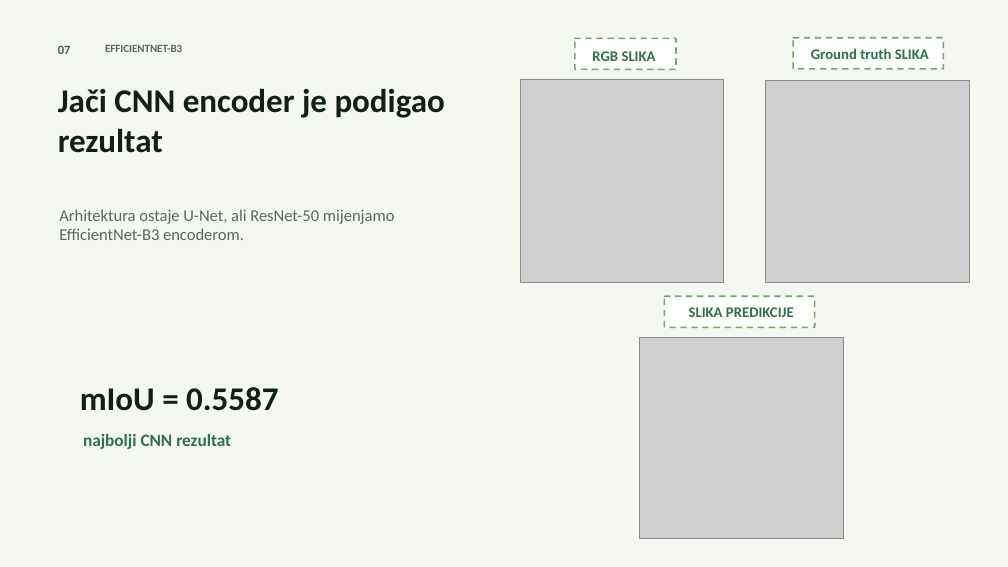
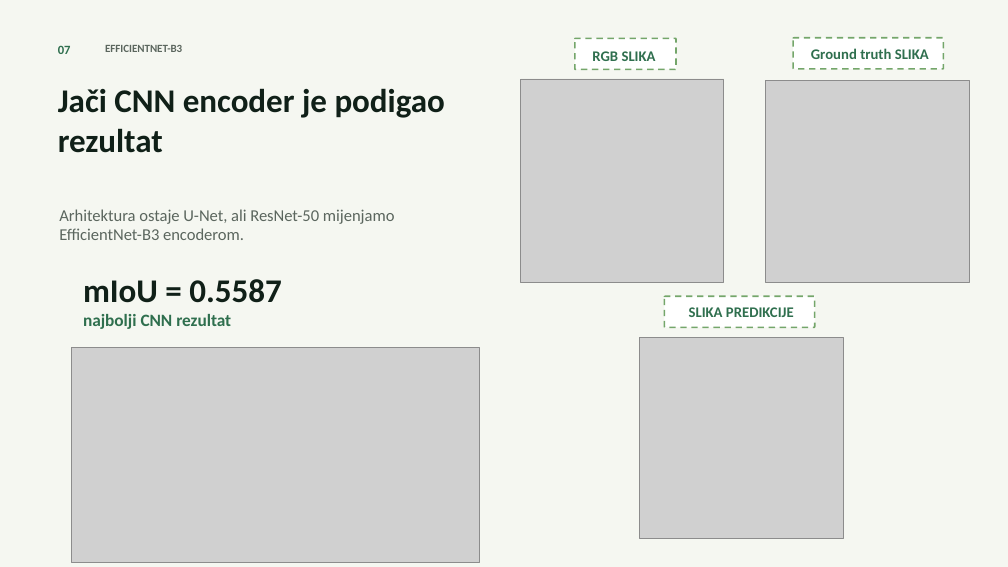
Before and after one commit to lukagrozdanic80-jpg/Agri-segmentation, a slide deck: slide 7 of prezentacija.pptx. Drawn at 1008x567 pixels with LibreOffice and Linux fonts; fonts in the diff are those of the drawing; grey boxes stand for pictures. Boxes give left, top, right and bottom in pixels: in the first picture for what was removed or moved away, otherwise in the second. Text is boxed around its words. In the diff, an @@ line names an element or a change of style, - is before the commit and + after.

Commit message:
Final

```diff
--- a/prezentacija.pptx
+++ b/prezentacija.pptx
@@ text "mIoU = 0.5587": place and size @@
-text "mIoU = 0.5587" at [80,387,278,411]
+text "mIoU = 0.5587" at [83,279,281,303]
@@ text "najbolji CNN rezultat": place and size @@
-text "najbolji CNN rezultat" at [83,434,231,449]
+text "najbolji CNN rezultat" at [83,314,231,329]
@@ picture added at [72,348,479,563] @@
```
